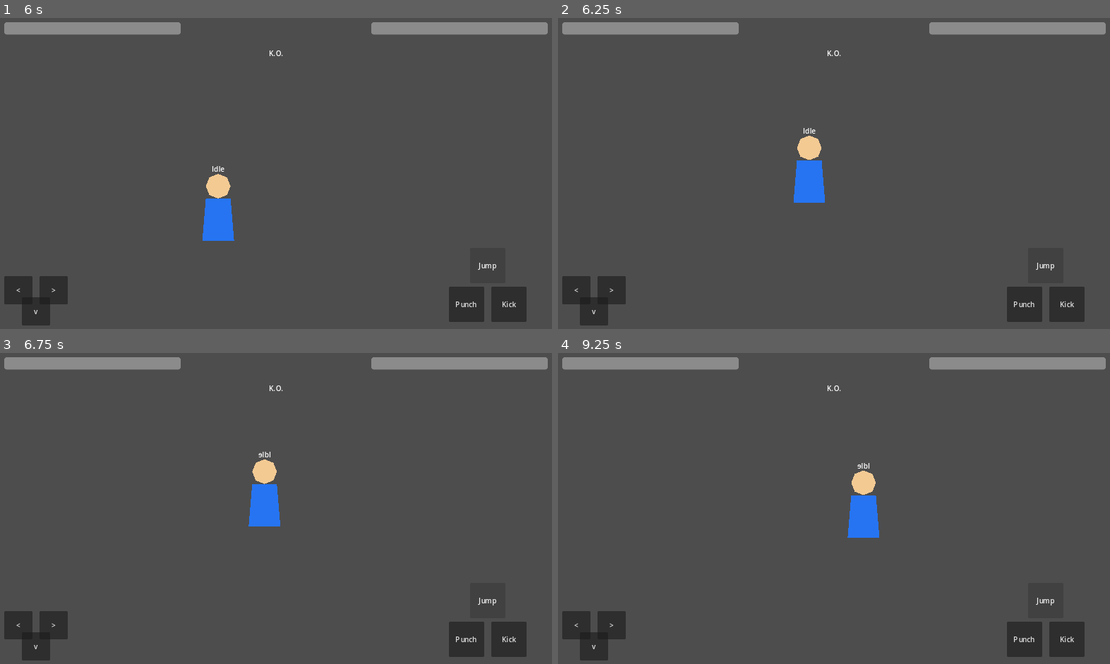
Above: before the commit, frames 1-4 (two rows, left to right).
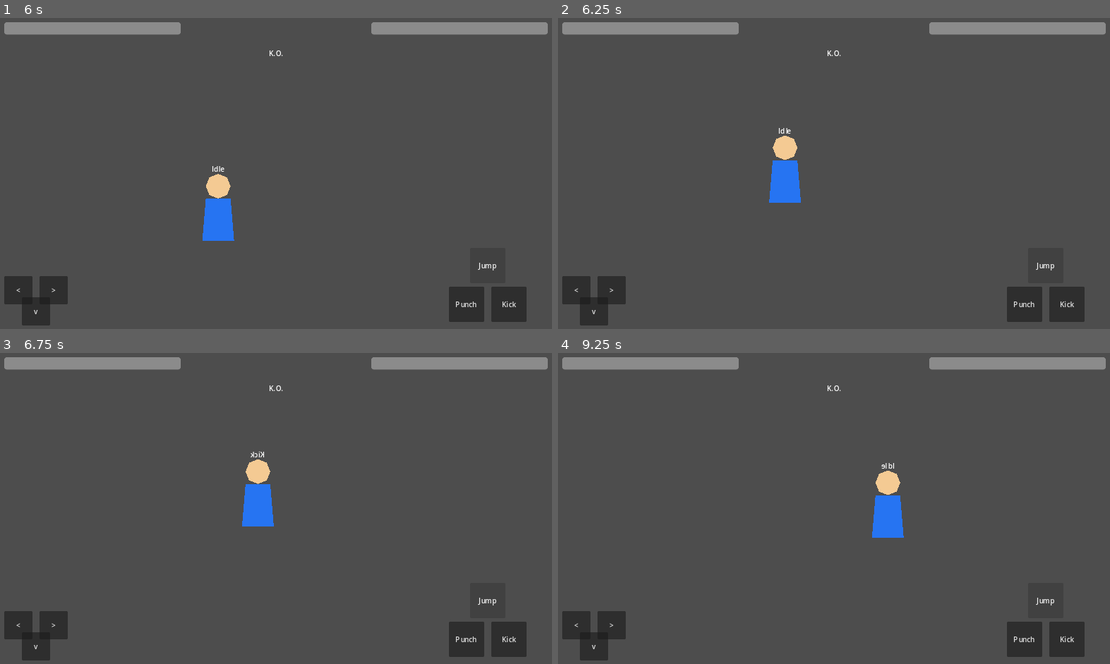
Above: after the commit, the same moments.

Repository: adamonine-stack/hashire-kaminari-dakkan-no-kobushi
Game: Godot game, scene res://scenes/Battle.tscn
Two runs of this game, one before a commit and one after it. Both use one fixed random seed, a clock stepped at 60 frames per second and the inputs below.
Inputs:
- Up to frame 1 (6 s): click "Kick" at 0.5 s; click "<" at 1.25 s; click ">" at 2 s; click "v" at 2.75 s; click "Punch" at 3.5 s; click "Jump" at 4.25 s; hold Down (crouch) 5.03-5.78 s; hold Right (move_right) from 5.03 s (still down); tap J (attack) at 5.1 s; tap Up (jump) at 5.27, 5.57 s; tap Down (crouch) at 5.85 s
- Up to frame 2 (6.25 s): keep holding Right (move_right); tap Up (jump) at 6.02 s; tap K (kick) at 6.05 s
- Up to frame 3 (6.75 s): tap Up (jump) at 6.32 s; release Right (move_right) at 6.53 s; hold Left (move_left) from 6.53 s (still down); tap K (kick) at 6.6 s
- Up to frame 4 (9.25 s): tap Up (jump) at 6.8, 7.35, 7.52, 7.82, 8.27, 8.57, 9.02 s; release Left (move_left) at 7.28 s; hold Right (move_right) 7.28-8.78 s; tap J (attack) at 7.55, 8.1 s; hold Down (crouch) 8.03-8.78 s; hold Left (move_left) from 8.78 s (still down); tap Down (crouch) at 8.85 s; tap K (kick) at 9.05 s

Frame 1 is identical in both runs. In frame 2, 1.8% of the frame differs, in the area x 38-49%, y 35-60%; in frame 3, 0.5%; in frame 4, 1.8%, in the area x 52-63%, y 35-60%.
Error after the commit: Invalid access to property or key 'position' on a base object of type 'null instance'. (res://scripts/player/player_movement.gd:80)

Commit message:
Dev010 implement kick action

Diff:
--- a/godot/scripts/player/player_movement.gd
+++ b/godot/scripts/player/player_movement.gd
@@ -7,22 +7,34 @@
 @export var attack_active_time := 0.12
 @export var attack_cooldown_time := 0.35
 @export var attack_offset := 56.0
+@export var kick_active_time := 0.18
+@export var kick_cooldown_time := 0.5
+@export var kick_offset := 72.0
 
 var gravity: float = ProjectSettings.get_setting("physics/2d/default_gravity")
 var facing_direction := 1.0
 var attack_active_timer := 0.0
 var attack_cooldown_timer := 0.0
+var kick_active_timer := 0.0
+var kick_cooldown_timer := 0.0
 
 @onready var visual_root := $VisualRoot
 @onready var state_label := $VisualRoot/IdlePlaceholder/IdleStateLabel
 @onready var attack_area := $AttackArea
 @onready var attack_shape := $AttackArea/CollisionShape2D
+@onready var kick_area := $KickHitBox
+@onready var kick_shape := $KickHitBox/CollisionShape2D
 
 
 func _physics_process(delta: float) -> void:
 	var direction := Input.get_axis("move_left", "move_right")
 	var is_crouching := Input.is_action_pressed("crouch") and is_on_floor()
 	var current_speed := crouch_speed if is_crouching else move_speed
+	var is_kicking := kick_active_timer > 0.0
+
+	if is_kicking:
+		direction = 0.0
+		is_crouching = false
 
 	if direction != 0.0:
 		facing_direction = signf(direction)
@@ -31,17 +43,20 @@
 	velocity.x = direction * current_speed
 
 	if is_on_floor():
-		if Input.is_action_just_pressed("jump") and not is_crouching:
+		if Input.is_action_just_pressed("jump") and not is_crouching and not is_kicking:
 			velocity.y = -jump_power
 		else:
 			velocity.y = 0.0
 	else:
 		velocity.y += gravity * delta
 
-	if Input.is_action_just_pressed("attack") and attack_cooldown_timer <= 0.0:
+	if not is_kicking and Input.is_action_just_pressed("attack") and attack_cooldown_timer <= 0.0:
 		_start_attack()
+	if Input.is_action_just_pressed("kick") and kick_cooldown_timer <= 0.0 and attack_active_timer <= 0.0:
+		_start_kick()
 
 	_update_attack(delta)
+	_update_kick(delta)
 	_update_visual_state(is_crouching)
 	move_and_slide()
 
@@ -57,6 +72,16 @@
 	attack_shape.set_deferred("disabled", false)
 
 
+func _start_kick() -> void:
+	print("Kick Start")
+	kick_active_timer = kick_active_time
+	kick_cooldown_timer = kick_cooldown_time
+	velocity.x = 0.0
+	kick_area.position.x = facing_direction * kick_offset
+	kick_area.set_deferred("monitoring", true)
+	kick_shape.set_deferred("disabled", false)
+
+
 func _update_attack(delta: float) -> void:
 	if attack_cooldown_timer > 0.0:
 		attack_cooldown_timer = maxf(attack_cooldown_timer - delta, 0.0)
@@ -70,8 +95,24 @@
 		attack_shape.set_deferred("disabled", true)
 
 
+func _update_kick(delta: float) -> void:
+	if kick_cooldown_timer > 0.0:
+		kick_cooldown_timer = maxf(kick_cooldown_timer - delta, 0.0)
+
+	if kick_active_timer <= 0.0:
+		return
+
+	kick_active_timer = maxf(kick_active_timer - delta, 0.0)
+	if kick_active_timer == 0.0:
+		kick_area.set_deferred("monitoring", false)
+		kick_shape.set_deferred("disabled", true)
+		print("Kick End")
+
+
 func _update_visual_state(is_crouching: bool) -> void:
-	if attack_active_timer > 0.0:
+	if kick_active_timer > 0.0:
+		state_label.text = "Kick"
+	elif attack_active_timer > 0.0:
 		state_label.text = "Punch"
 	elif is_crouching:
 		state_label.text = "Crouch"
